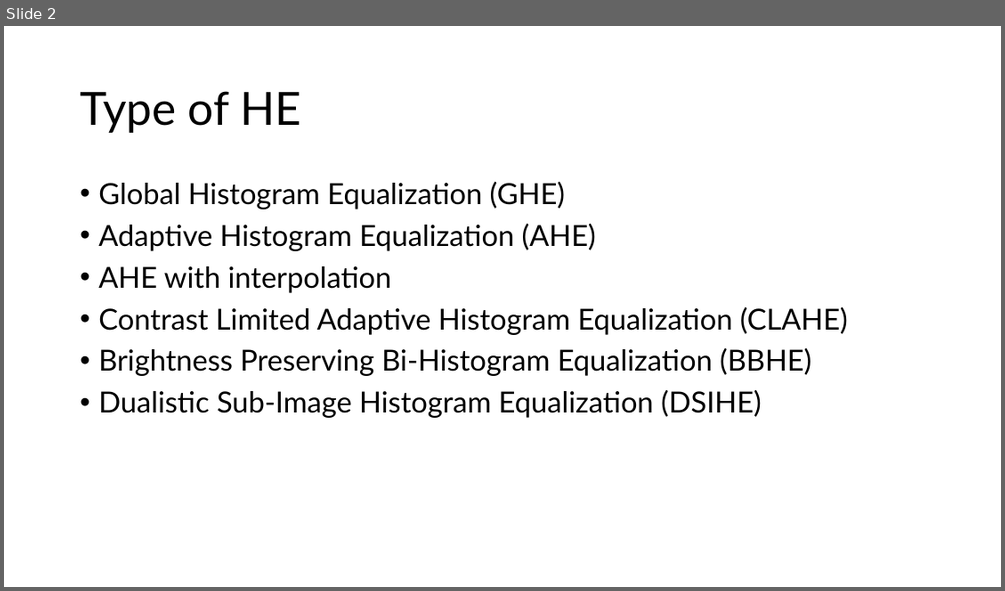
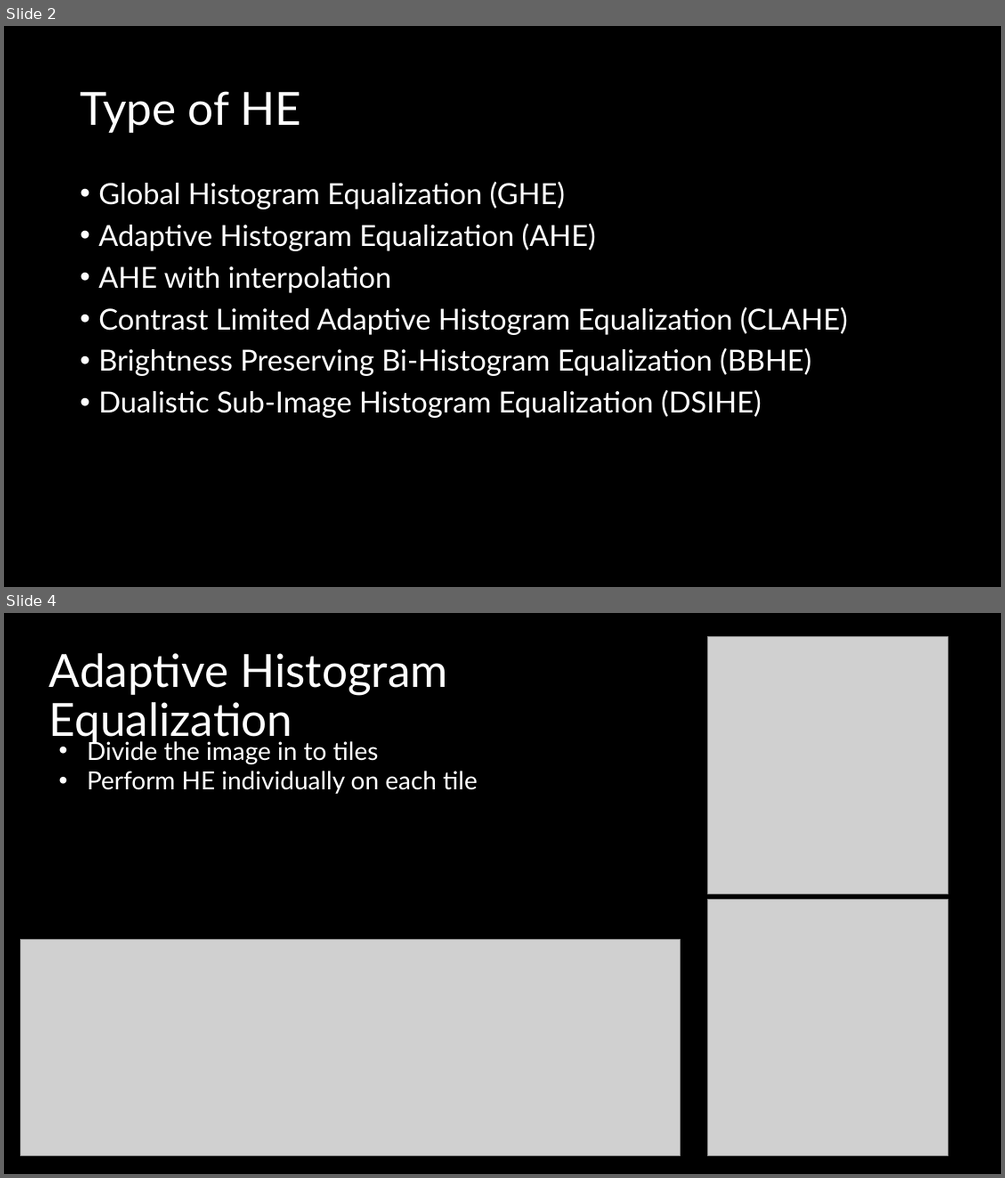
Before and after one commit to bsimonsen27/WSU-Fall26, a slide deck: ECE6220/project/Histogram Equalization.pptx. Shown one above the other, each under a label of ours: slide 2 before the commit, slides 2 and 4 after it; the slides between them are not shown. The pictures are 1005x591 and 1005x1178 pixels, drawn with LibreOffice and Linux fonts; fonts in the diff are those of the drawing; grey boxes stand for pictures. Boxes give left, top, right and bottom in pixels: in the first picture for what was removed or moved away, otherwise in the second. Text is boxed around its words. In the diff, an @@ line names an element or a change of style, - is before the commit and + after.

Commit message:
added to image processing presentation

```diff
--- a/ECE6220/project/Histogram Equalization.pptx
+++ b/ECE6220/project/Histogram Equalization.pptx
@@ slide 4 added at bbox=[4, 613, 1001, 1174], background #000000 @@
@@ picture added at bbox=[708, 637, 947, 893] @@
@@ title added at bbox=[49, 653, 447, 745], 44 pt, text #FFFFFF @@
+Adaptive Histogram Equalization
@@ text added at bbox=[87, 738, 477, 794], 24 pt, text #FFFFFF @@
+• Divide the image in to tiles
+• Perform HE individually on each tile
@@ picture added at bbox=[708, 900, 947, 1156] @@
@@ picture added at bbox=[21, 940, 680, 1155] @@
@@ slide 2 changed as well @@
@@ background #FFFFFF to #000000 @@
@@ title "Type of HE" at bbox=[80, 91, 301, 133]: text colour #000000 to #FFFFFF @@
@@ text "Global Histogram Equalization (GHE)" at bbox=[98, 182, 848, 418]: text colour #000000 to #FFFFFF @@
```
Also in this commit, not shown: 1 other slide changed, 8 other slides added, 1 other file.
